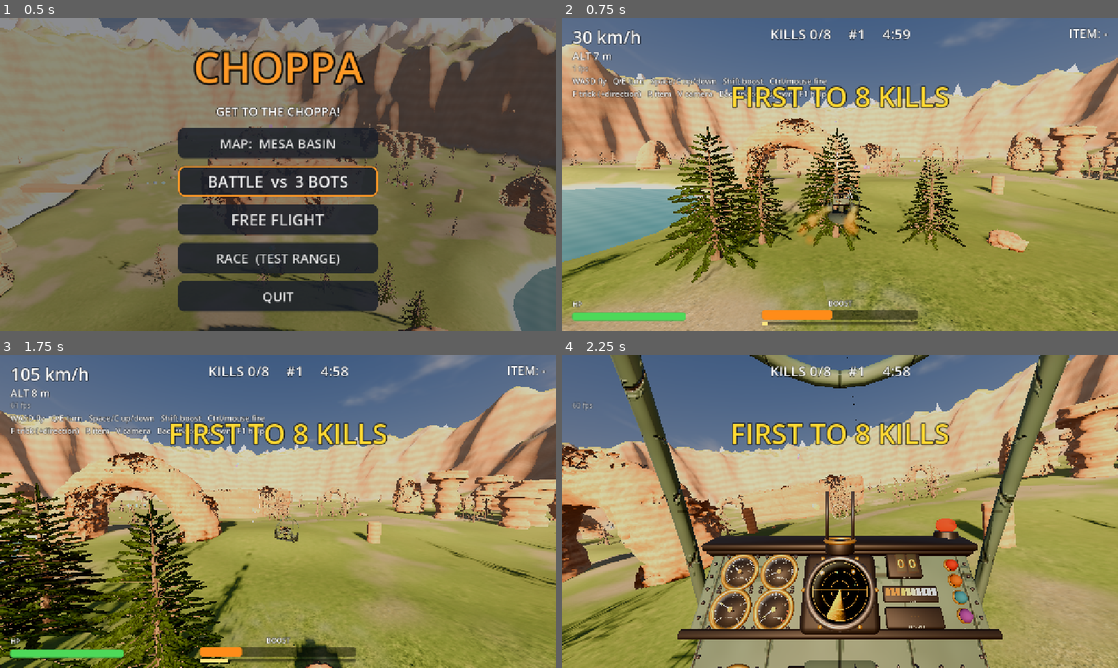
Above: before the commit, frames 1-4 (two rows, left to right).
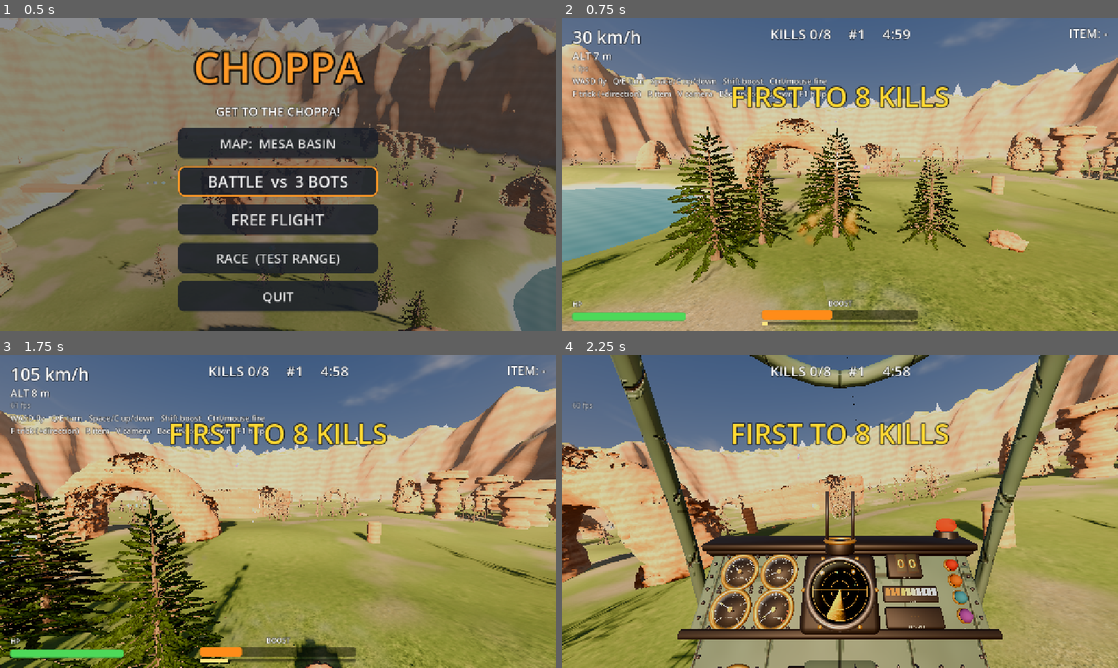
Above: after the commit, the same moments.

Repository: agnorance/choppa
Game: Godot game, scene res://scenes/main.tscn
The game is run twice, just before and just after one commit, with the same random seed, the same clock (stepped at 60 frames per second) and the same inputs.
Inputs (mouse positions are in pixels of both pictures, inside the frame that each line leads up to):
- Up to frame 1 (0.5 s): no input
- Up to frame 2 (0.75 s): tap Enter at 0.5 s; move the mouse to (962, 158) at 0.52 s; hold D (move_right) from 0.53 s (still down); hold Shift (boost) from 0.53 s (still down); click (962, 158) at 0.67 s
- Up to frame 3 (1.75 s): release D (move_right) at 1.25 s; release Shift (boost) at 1.25 s; drag from (166, 527) to (250, 574) at 1.27 s
- Up to frame 4 (2.25 s): move the mouse to (895, 442) at 2.02 s; hold D (move_right) from 2.03 s (still down); hold V (toggle_camera) from 2.03 s (still down)

Frame 1 is identical in both runs. In frame 2, 0.4% of the frame differs, in the area x 47-54%, y 52-66%; in frame 3, 0.2%; in frame 4, less than 0.1%.

Commit message:
Fix explosions and impacts bursting at the world origin
Callers add the effect and then place it, but the world-space particles fired
in _ready, before the move, so fireballs and sparks went off at (0, 0, 0). The
effects now start one deferred call later, once they are in place. Also: the
cockpit no longer floats alone while the hull blinks after a respawn.

Diff:
--- a/scripts/choppa_model.gd
+++ b/scripts/choppa_model.gd
@@ -209,6 +209,8 @@
 	_blur_material.albedo_color.a = clampf((_rotor_speed - 8.0) / 80.0, 0.0, 0.1)
 
 	_parts.visible = c.invulnerable <= 0.0 or fmod(c.invulnerable, 0.2) > 0.08
+	if cockpit_view:  # Blinks with the hull in chase view; always there from the seat.
+		cockpit_view.visible = _parts.visible or cockpit_view.reticle.visible
 	var firing := c.clock - c.last_shot_time < 0.05
 	for k in 2:
 		var on := firing and (k == 1) == (c.last_shot_side > 0.0)
--- a/scripts/effects.gd
+++ b/scripts/effects.gd
@@ -265,6 +265,11 @@
 	var _light: OmniLight3D
 
 	func _ready() -> void:
+		# Callers place us right after add_child; emit once we're there, or the
+		# world-space particles would burst at the origin.
+		_start.call_deferred()
+
+	func _start() -> void:
 		var out := normal.normalized()
 		match kind:
 			Kind.METAL:
@@ -352,6 +357,13 @@
 	var _wave_material: ShaderMaterial
 
 	func _ready() -> void:
+		set_process(false)
+		# Callers place us right after add_child; emit once we're there, or the
+		# world-space particles would burst at the origin.
+		_start.call_deferred()
+
+	func _start() -> void:
+		set_process(true)
 		var fire := Effects.puffs(Effects.gradient([
 			Color(1.0, 0.85, 0.45, 1.0), Color(1.0, 0.42, 0.06, 0.95), Color(0.45, 0.16, 0.04, 0.85),
 			Color(0.12, 0.1, 0.09, 0.5), Color(0.1, 0.1, 0.1, 0.0),
@@ -428,7 +440,7 @@
 		_light.shadow_enabled = Graphics.at_least(Graphics.Quality.HIGH)
 		add_child(_light)
 
-		_scorch_ground.call_deferred()
+		_scorch_ground()
 		get_tree().call_group("shake_cameras", "shake_from", global_position, size)
 
 	func _scorch_ground() -> void:
